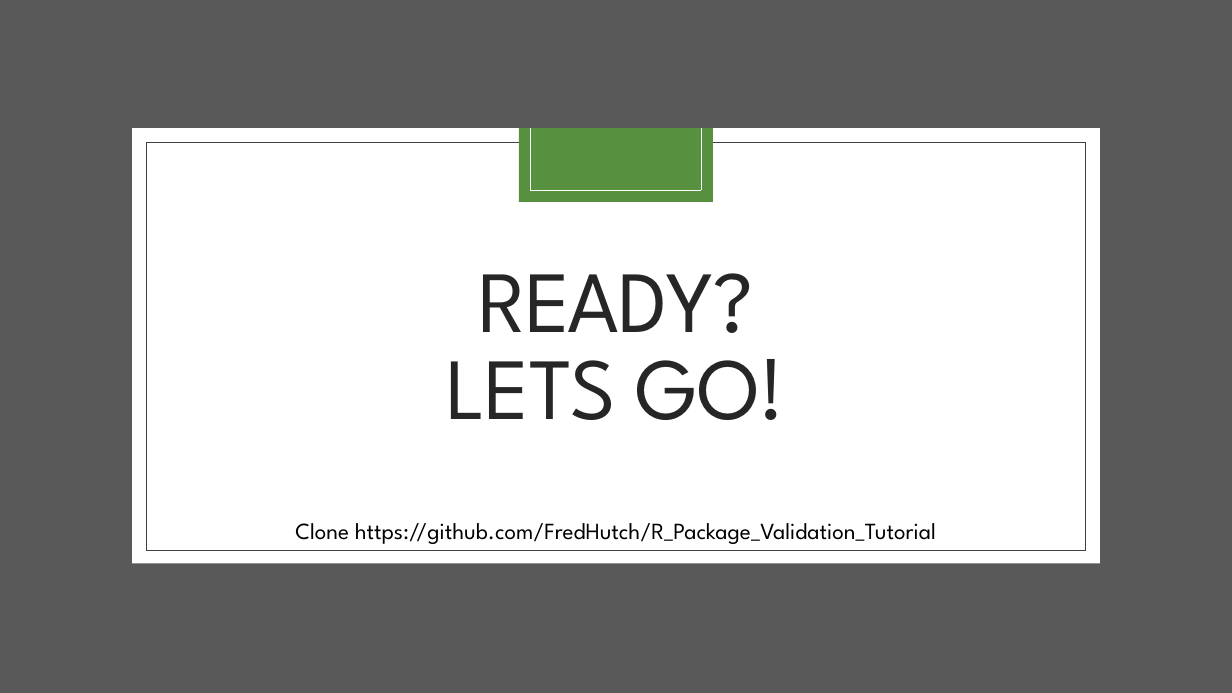
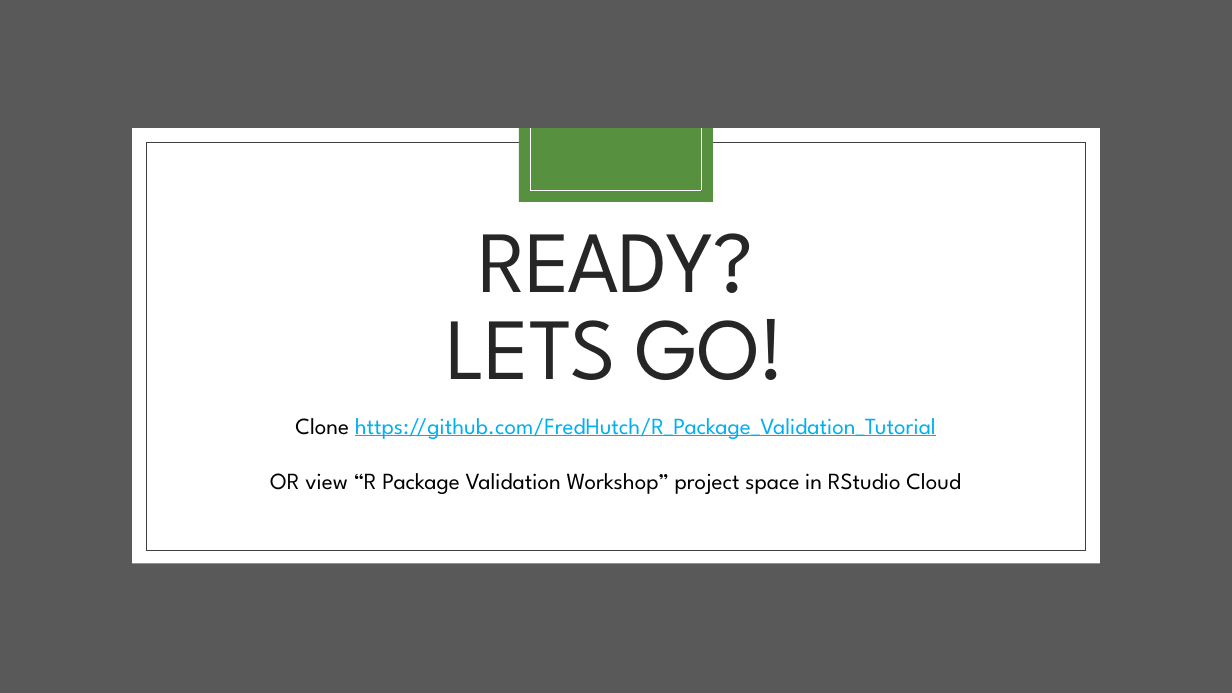
Before and after one commit to FredHutch/R_Package_Validation_Tutorial, a slide deck: slide 21 of Slides/Slides-01-Welcome_and_Orientation/Slides-01-Welcome_and_Orientation.pptx (slide 20 before the commit). Drawn at 1232x693 pixels with LibreOffice and Linux fonts; fonts in the diff are those of the drawing. Boxes give left, top, right and bottom in pixels: in the first picture for what was removed or moved away, otherwise in the second. Text is boxed around its words. In the diff, an @@ line names an element or a change of style, - is before the commit and + after.

Commit message:
add slide for RStudio Cloud workspace

```diff
--- a/Slides/Slides-01-Welcome_and_Orientation/Slides-01-Welcome_and_Orientation.pptx
+++ b/Slides/Slides-01-Welcome_and_Orientation/Slides-01-Welcome_and_Orientation.pptx
@@ title "READY? LETS GO!": place and size @@
-title "READY? LETS GO!" at [446,273,786,420]
+title "READY? LETS GO!" at [446,233,786,380]
@@ text "Clone https://github.com/FredHutch/R_Package_Validation_Tuto ...": place and size @@
-text "Clone https://github.com/FredHutch/R_Package_Validation_Tuto ..." at [295,523,936,544]
+text "Clone https://github.com/FredHutch/R_Package_Validation_Tuto ..." at [270,418,961,494]
@@ text at [295,418,936,439]: text colour #000000 to #00B0F0, underline on in "https://github.com/FredHutch/R_Package_Validation_Tutorial" @@
@@ text at [270,473,961,494]: paragraph added @@
+OR view “R Package Validation Workshop” project space in RStudio Cloud
```
Also in this commit, not shown: 1 other slide changed, 1 slide added, 1 other file.
